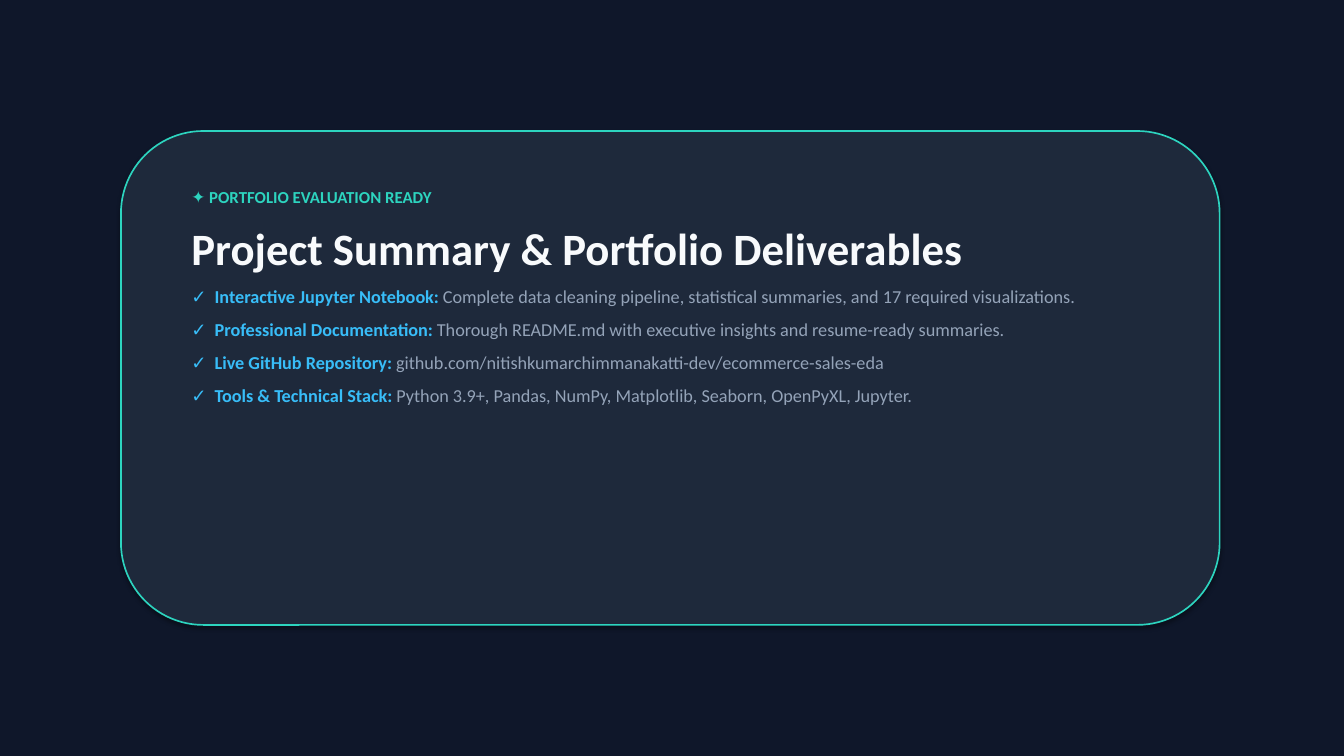
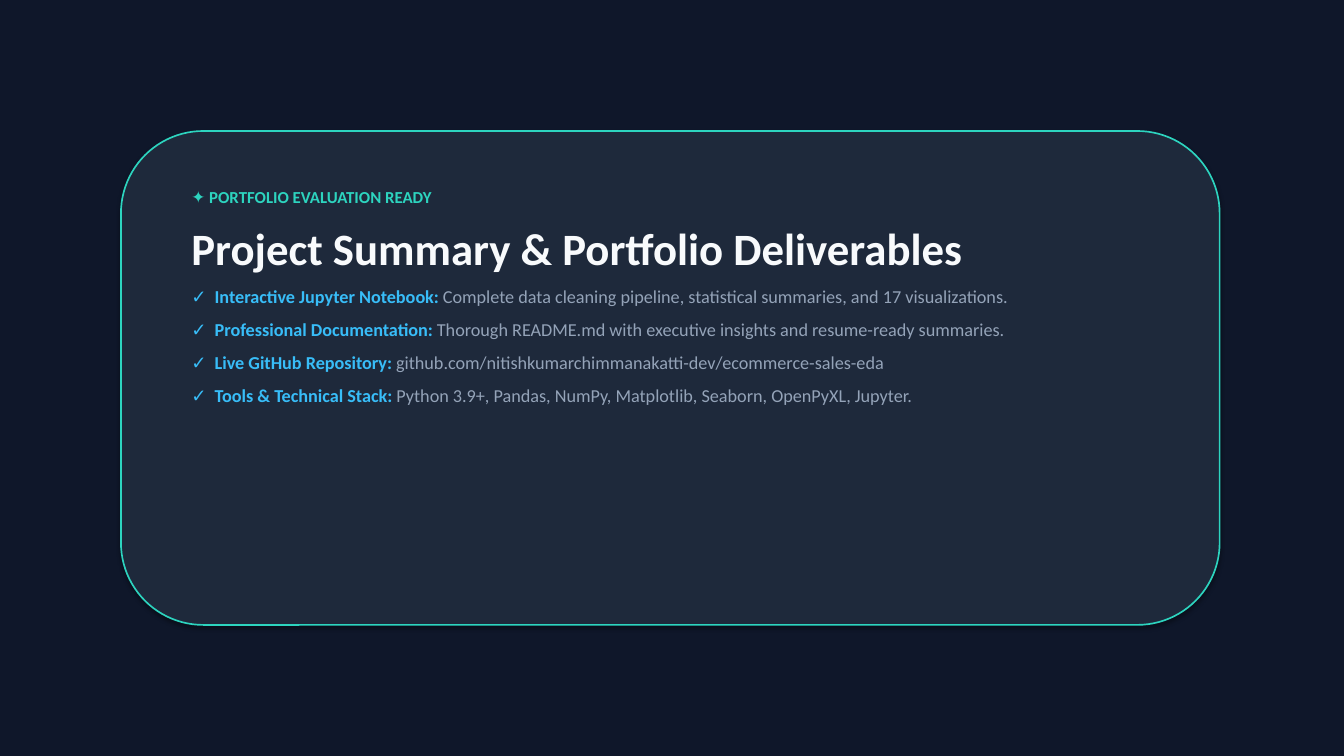
Before and after one commit to nitishkumarchimmanakatti-dev/ecommerce-sales-eda, a slide deck: slide 8 of 02_Presentation_Slides/Ecommerce_Sales_EDA_Presentation.pptx (slide 7 before the commit). Drawn at 1344x756 pixels with LibreOffice and Linux fonts; fonts in the diff are those of the drawing. Boxes give left, top, right and bottom in pixels: in the first picture for what was removed or moved away, otherwise in the second. Text is boxed around its words. In the diff, an @@ line names an element or a change of style, - is before the commit and + after.

```diff
--- a/02_Presentation_Slides/Ecommerce_Sales_EDA_Presentation.pptx
+++ b/02_Presentation_Slides/Ecommerce_Sales_EDA_Presentation.pptx
@@ text at [215,290,1007,306]: text changed @@
-✓ Interactive Jupyter Notebook: Complete data cleaning pipeline, statistical summaries, and 17 required visualizations.
+✓ Interactive Jupyter Notebook: Complete data cleaning pipeline, statistical summaries, and 17 visualizations.
```
Also in this commit, not shown: 5 other slides changed, 1 slide added, 4 other files.
